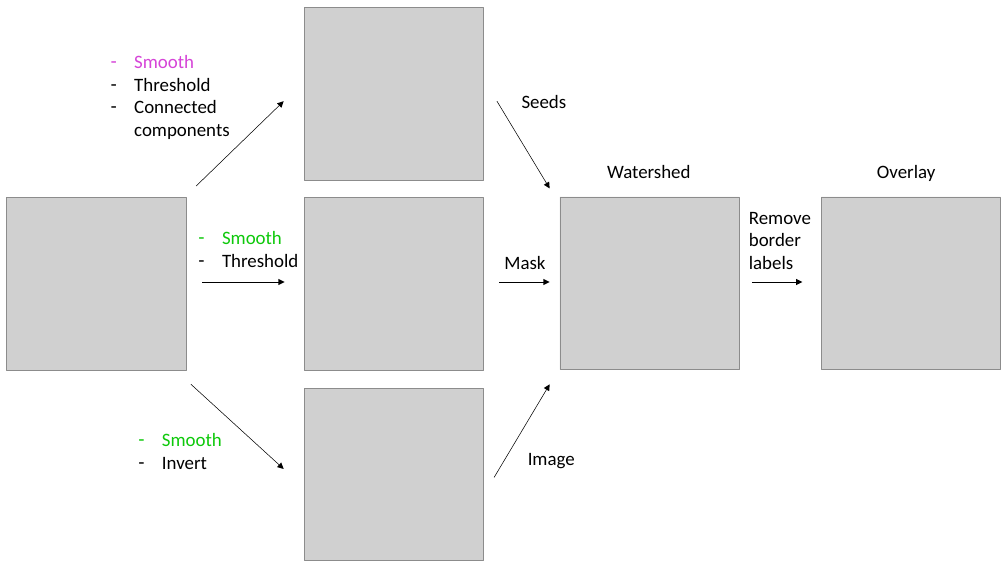
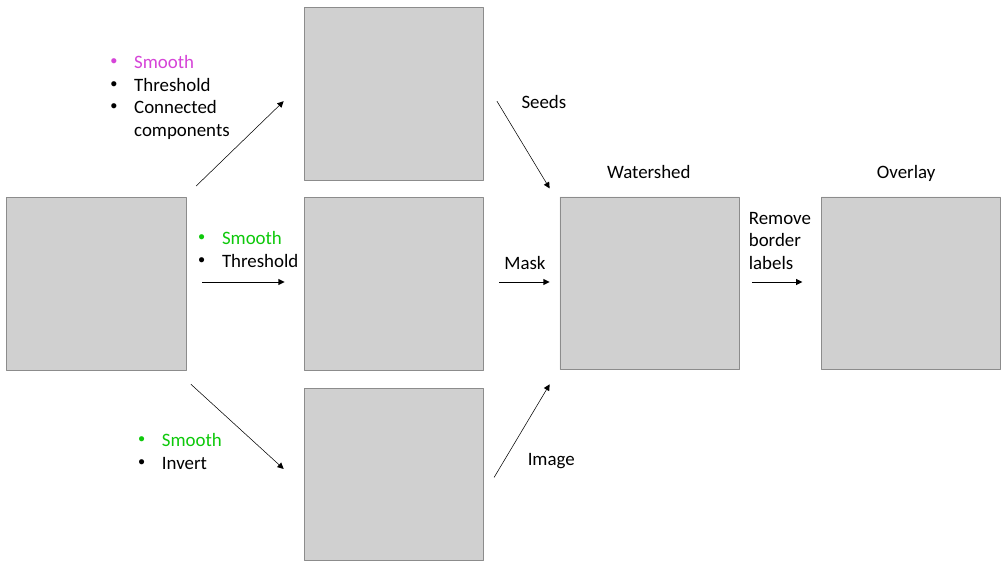
Before and after one commit to NEUBIAS/training-resources, a slide deck: slide 2 of figures/resources/workflow_cell_and_nuclei_segmentation.pptx. Drawn at 1008x567 pixels with LibreOffice and Linux fonts; fonts in the diff are those of the drawing; grey boxes stand for pictures. Boxes give left, top, right and bottom in pixels: in the first picture for what was removed or moved away, otherwise in the second. Text is boxed around its words. In the diff, an @@ line names an element or a change of style, - is before the commit and + after.

```diff
--- a/figures/resources/workflow_cell_and_nuclei_segmentation.pptx
+++ b/figures/resources/workflow_cell_and_nuclei_segmentation.pptx
@@ bullet - to • in 3 elements at [134,55,230,139], [222,231,298,267], [162,433,222,469] @@
```
Also in this commit, not shown: 2 other files.
